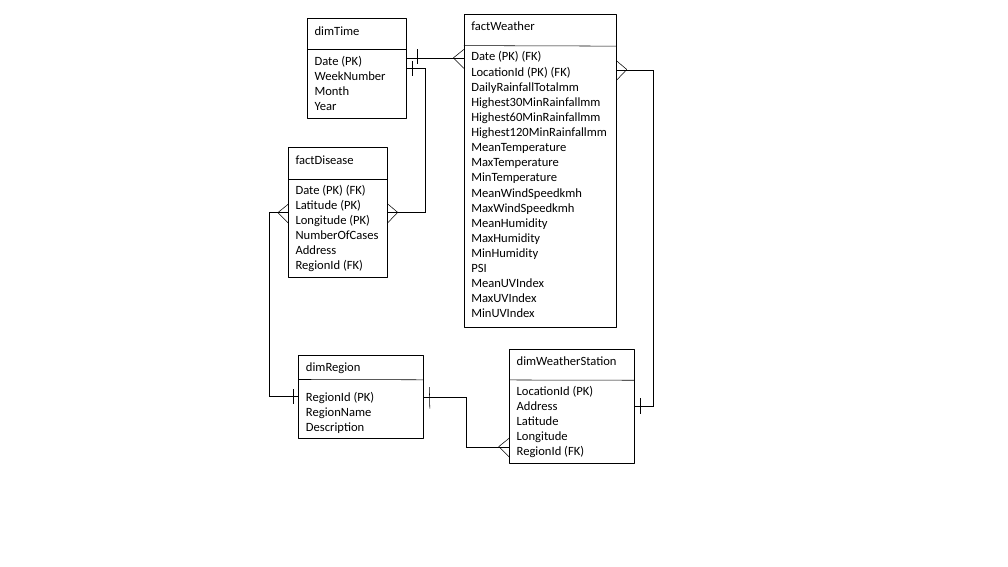
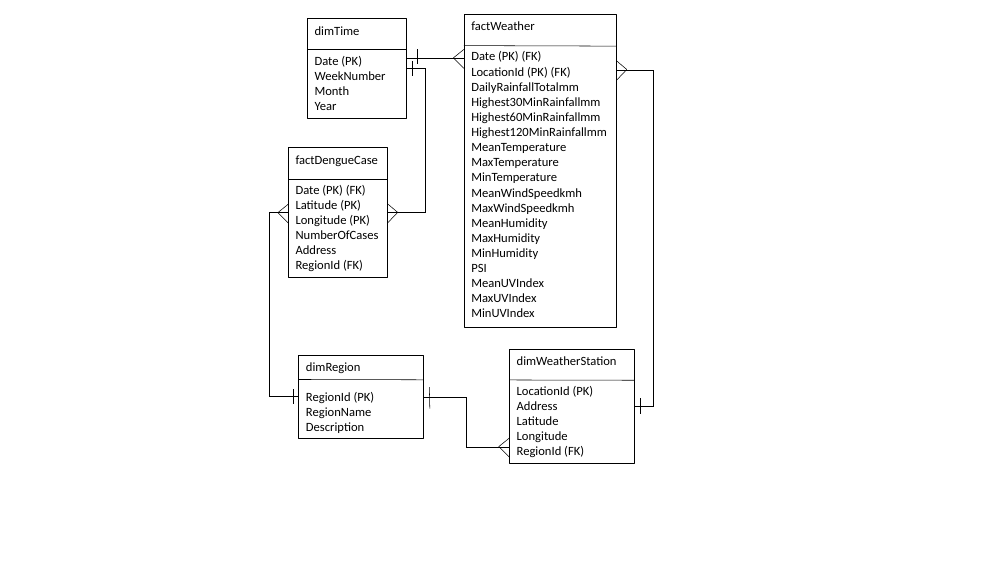
Before and after one commit to arynchoong/MTech-KE-DWBA, a slide deck: slide 1 of docs/logical-dim-schema.pptx. Drawn at 1008x567 pixels with LibreOffice and Linux fonts; fonts in the diff are those of the drawing. Boxes give left, top, right and bottom in pixels: in the first picture for what was removed or moved away, otherwise in the second. Text is boxed around its words. In the diff, an @@ line names an element or a change of style, - is before the commit and + after.

Commit message:
Rename Disease entity to DengueCase

```diff
--- a/docs/logical-dim-schema.pptx
+++ b/docs/logical-dim-schema.pptx
@@ text in rectangle at (296, 155, 378, 166): text changed @@
-factDisease
+factDengueCase
```
